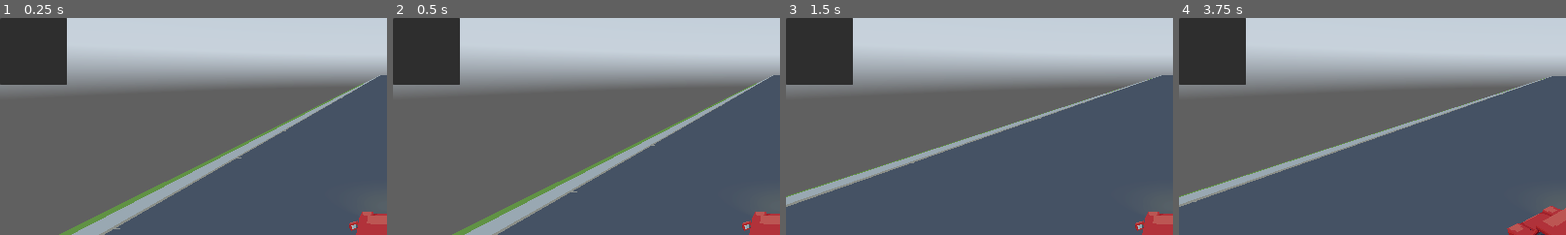
Above: before the commit, frames 1-4 (left to right).
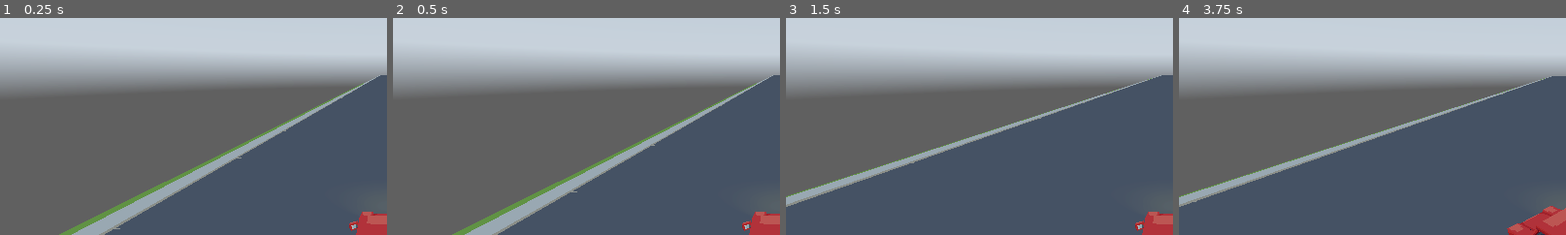
Above: after the commit, the same moments.

Repository: Calverin/Radio-Rideshare
Game: Godot game, scene res://Scenes/root.tscn
Same seed, same stepped clock (60 frames per second), same inputs: the game is played once before the commit and once after it. A sky picture missing from this copy of the repository is replaced by a grey-blue gradient.
Inputs:
- Up to frame 1 (0.25 s): no input
- Up to frame 2 (0.5 s): no input
- Up to frame 3 (1.5 s): tap Enter (ui_accept) at 0.5, 0.77, 1.25 s; hold , (quick_right) 0.53-1.28 s; hold Down (ui_down) from 1.28 s (still down)
- Up to frame 4 (3.75 s): tap Enter (ui_accept) at 1.52, 2, 2.75, 3.02, 3.5 s; release Down (ui_down) at 2.03 s; hold , (quick_right) 2.03-2.78 s; hold Up (ui_up) 2.78-3.53 s; hold Shift (drift_left) from 3.53 s (still down)
The pictures show only the part of the screen within x 0-50%, y 0-50%; the shares and areas given below are measured in that part.

The runs differ from the first frame. In frame 1, 5.3% of the frame differs, in the area x 0-18%, y 0-31%; in frame 2, 5.3%; in frame 3, 5.3%; in frame 4, 5.3%.

Commit message:
New changes and fixes since shift
Changes:
Re-added the font and font folder
Removed the LevelCreator node

Diff:
--- a/Scenes/root.tscn
+++ b/Scenes/root.tscn
@@ -34,8 +34,3 @@
 
 [node name="Road" parent="World" instance=ExtResource("2_7cmc6")]
 transform = Transform3D(1, 0, 0, 0, 1, 0, 0, 0, 1, 0, -3.1, 0)
-
-[node name="LevelCreator" type="Node3D" parent="."]
-
-[node name="PopupPanel" type="PopupPanel" parent="LevelCreator"]
-visible = true
Binary file added: Assets/Fonts/Starbirl.otf
Not shown, added: Assets/Fonts/Starbirl.otf.import
Not shown: 1 places in Scenes/main_menu.tscn that only renumber resources
